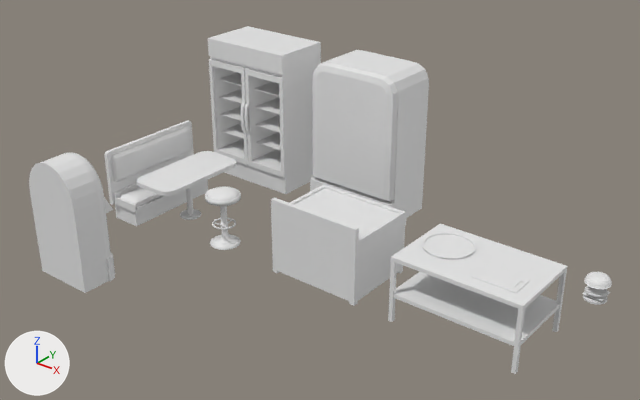
An edit to the FBX model Assets/Important Imports/Kitchen Functional Items/Fridge Soda.fbx, drawn before and after from the same camera.
Before and after are seen from a 50 mm lens placed at (6.14, -7.39, 5.65), pointed at (0.26, -0.03, 1.09). Lighting does not change. The marker at lower left points along +X, +Y and +Z. The first picture is the older version. Where no turn or scale is listed for an object, it has been applied to the vertices.

The first picture shows 'Cube.002', 'Double Chair', 'Estufa', 'Fridge.Doors.001', 'Fridge.Doors.002', 'Fridge.Tray.001', 'burger.bun', 'burger.cheese', 'burger.meat', 'burger.tomato', 'cuttingboard', 'fridge.door', 'fridge.kitchen', 'fridge.soda', 'jukebox', 'plate', 'stool', 'table.diner', 'table.kitchen'.
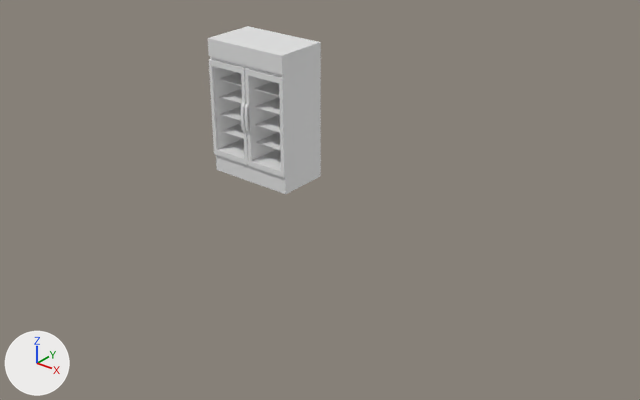
The newer file is also turned or shifted as a whole; pictures and numbers use the older file's frame.

Edits to the bpy script that builds the scene:
```text
Remove ob_double_chair:
    ob_double_chair = bpy.data.objects.new('Double Chair', me_plane_009)
    ob_double_chair.location = (-2.697, 0.062, 0.614)
Remove ob_cube_002:
    ob_cube_002 = bpy.data.objects.new('Cube.002', me_cube_008)
    ob_cube_002.location = (0.364, 0.187, 0.074)
Remove ob_jukebox:
    ob_jukebox = bpy.data.objects.new('jukebox', me_cube_004)
    ob_jukebox.location = (-2.023, -1.882, 0.875)
Remove ob_fridge_door:
    ob_fridge_door = bpy.data.objects.new('fridge.door', me_cube_015)
    ob_fridge_door.location = (0.255, 1.543, 1.191)
Remove ob_plate:
    ob_plate = bpy.data.objects.new('plate', me_cylinder_007)
    ob_plate.location = (1.844, 0.272, 0.599)
Remove ob_cuttingboard:
    ob_cuttingboard = bpy.data.objects.new('cuttingboard', me_cube_026)
    ob_cuttingboard.location = (2.715, 0.002, 0.884)
Remove ob_burger_cheese:
    ob_burger_cheese = bpy.data.objects.new('burger.cheese', me_cube_025)
    ob_burger_cheese.location = (3.529, 0.34, 0.9)
Remove ob_fridge_kitchen:
    ob_fridge_kitchen = bpy.data.objects.new('fridge.kitchen', me_cube_014)
    ob_fridge_kitchen.location = (-0.42, 1.842, 1.552)
Remove ob_table_kitchen:
    ob_table_kitchen = bpy.data.objects.new('table.kitchen', me_cube_022)
    ob_table_kitchen.location = (2.265, 0.187, 0.855)
Remove ob_table_diner:
    ob_table_diner = bpy.data.objects.new('table.diner', me_cube_003)
    ob_table_diner.location = (-2.108, 0.062, 0.433)
Remove ob_stool:
    ob_stool = bpy.data.objects.new('stool', me_circle)
    ob_stool.location = (-1.184, -0.207, 0.124)
Remove ob_estufa:
    ob_estufa = bpy.data.objects.new('Estufa', me_cube_005)
    ob_estufa.location = (0.364, 0.279, 0.583)
Remove ob_burger_tomato:
    ob_burger_tomato = bpy.data.objects.new('burger.tomato', me_cylinder_002)
    ob_burger_tomato.location = (3.529, 0.323, 0.933)
Remove ob_burger_meat:
    ob_burger_meat = bpy.data.objects.new('burger.meat', me_cylinder_004)
    ob_burger_meat.location = (3.53, 0.323, 0.859)
Remove ob_burger_bun:
    ob_burger_bun = bpy.data.objects.new('burger.bun', me_cylinder_005)
    ob_burger_bun.location = (3.533, 0.323, 1.036)
```

Boxes (x1, y1, x2, y2) around the edits, measured in the pictures (640 x 400 px):
'table.kitchen', deleted
    before: (388, 223, 567, 374)
'Estufa', deleted
    before: (271, 185, 406, 303)
'fridge.door', deleted
    before: (313, 62, 398, 201)
'jukebox', deleted
    before: (29, 153, 115, 293)
'fridge.kitchen', deleted
    before: (310, 50, 429, 218)
'Double Chair', deleted
    before: (104, 121, 208, 226)
'table.diner', deleted
    before: (137, 151, 236, 220)
'stool', deleted
    before: (205, 186, 241, 250)
'plate', deleted
    before: (422, 232, 476, 260)
'cuttingboard', deleted
    before: (471, 265, 530, 293)
'burger.bun', deleted
    before: (584, 272, 612, 289)
'burger.tomato', deleted
    before: (585, 285, 608, 297)
'burger.meat', deleted
    before: (583, 295, 608, 305)
'burger.cheese', deleted
    before: (582, 291, 611, 301)
'Cube.002', deleted
    before: (273, 269, 403, 306)
